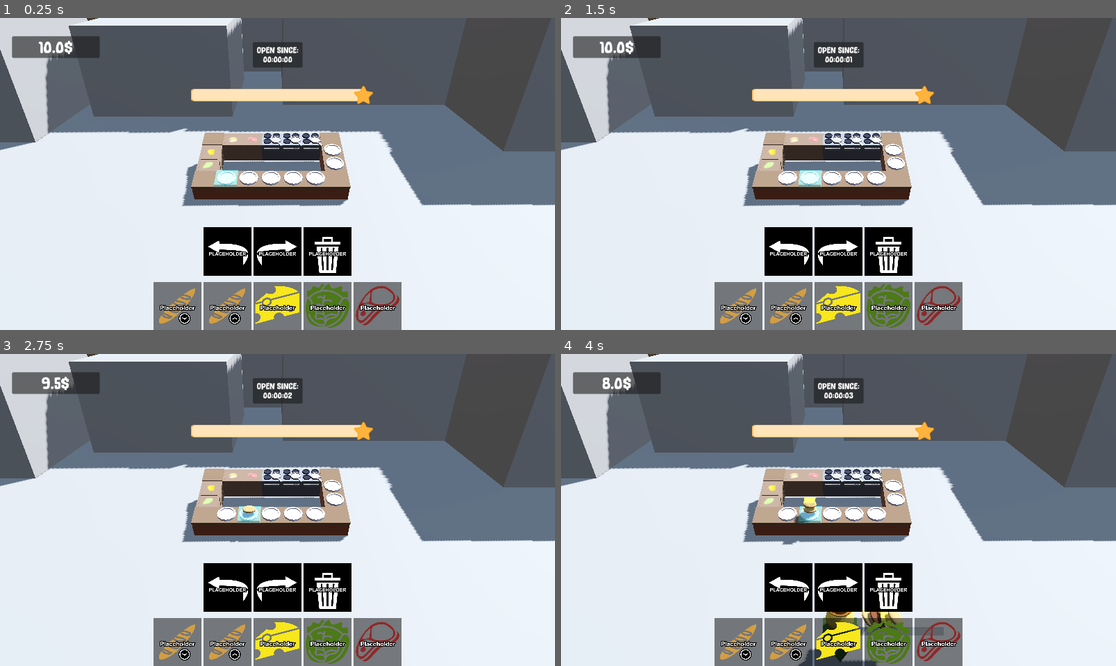
Above: before the commit, frames 1-4 (two rows, left to right).
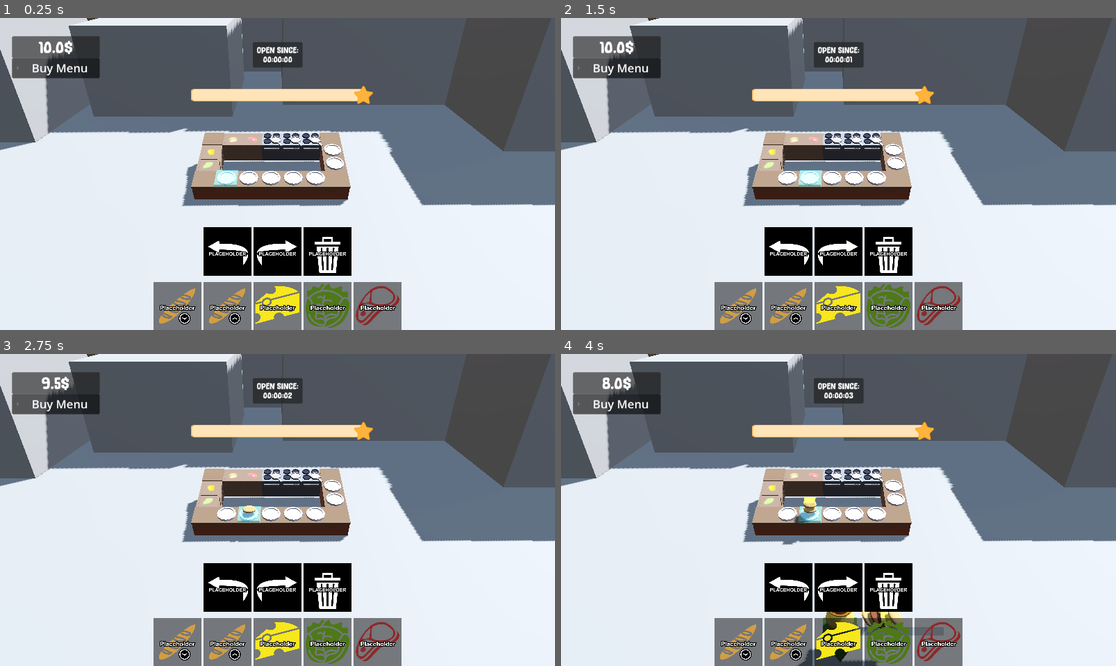
Above: after the commit, the same moments.

Repository: thewasmans/2026-game-jam-burger-truck
Game: Godot game, scene res://scenes/main.tscn
Same seed, same stepped clock (60 frames per second), same inputs: the game is played once before the commit and once after it.
Inputs (mouse positions are in pixels of both pictures, inside the frame that each line leads up to):
- Up to frame 1 (0.25 s): no input
- Up to frame 2 (1.5 s): click (788, 252) at 0.5 s; click (838, 252) at 1.25 s
- Up to frame 3 (2.75 s): click (177, 641) at 2.02 s
- Up to frame 4 (4 s): click (788, 641) at 2.77 s; click (838, 641) at 3.52 s

The runs differ from the first frame. In frame 1, 1.0% of the frame differs, in the area x 2-19%, y 12-20%; in frame 2, 1.0%; in frame 3, 1.0%; in frame 4, 1.0%.

Commit message:
Add furniture ui

Diff:
--- a/contents/prefabs/ui/buy_menu_ui.tscn
+++ b/contents/prefabs/ui/buy_menu_ui.tscn
@@ -8,23 +8,19 @@
 mouse_filter = 2
 
 [node name="FoldableContainer" type="FoldableContainer" parent="." unique_id=106615898]
-visible = false
 layout_mode = 0
 offset_top = 45.0
 offset_right = 182.0
-offset_bottom = 146.0
+offset_bottom = 511.0
 size_flags_horizontal = 0
 size_flags_vertical = 0
 theme_override_font_sizes/font_size = 24
-folded = true
 title = "Buy Menu"
 title_alignment = 1
 
-[node name="Button" type="Button" parent="FoldableContainer" unique_id=2121802122]
-visible = false
+[node name="GridContainer" type="GridContainer" parent="FoldableContainer" unique_id=35522992]
 layout_mode = 2
-theme_override_font_sizes/font_size = 24
-text = "Table 150$"
+columns = 2
 
 [node name="PanelContainer" type="PanelContainer" parent="." unique_id=135392274]
 layout_mode = 0
--- a/contents/prefabs/ui/game_ui.tscn
+++ b/contents/prefabs/ui/game_ui.tscn
@@ -21,7 +21,7 @@
 [sub_resource type="StyleBoxFlat" id="StyleBoxFlat_ckmay"]
 bg_color = Color(0.6, 0.6, 0.6, 0)
 
-[node name="GameUI" type="Control" unique_id=149232493 node_paths=PackedStringArray("reputation_slider", "container_buttons_ingredients", "money_label", "button_left", "button_right", "button_delete")]
+[node name="GameUI" type="Control" unique_id=149232493 node_paths=PackedStringArray("reputation_slider", "container_buttons_ingredients", "money_label", "button_left", "button_right", "button_delete", "container_furnitures")]
 layout_mode = 3
 anchors_preset = 15
 anchor_right = 1.0
@@ -37,6 +37,7 @@
 button_left = NodePath("HBoxControl/ButtonLeft")
 button_right = NodePath("HBoxControl/ButtonRight")
 button_delete = NodePath("HBoxControl/ButtonDelete")
+container_furnitures = NodePath("Money/FoldableContainer/GridContainer")
 
 [node name="Panel" type="Panel" parent="." unique_id=1249262908]
 layout_mode = 1
@@ -137,6 +138,12 @@
 offset_right = 25.0
 offset_bottom = 38.0
 
+[node name="FoldableContainer" parent="Money" index="0" unique_id=106615898]
+folded = true
+
+[node name="GridContainer" parent="Money/FoldableContainer" index="0" unique_id=35522992]
+visible = false
+
 [node name="Label" parent="Money/PanelContainer" parent_id_path=PackedInt32Array(1829518468, 135392274) index="0" unique_id=31775040]
 text = "XXX $"
 
--- a/scenes/main.tscn
+++ b/scenes/main.tscn
@@ -20,9 +20,19 @@
 [ext_resource type="Resource" uid="uid://bglklru7boruo" path="res://data/ingredients/bun_top.tres" id="15_og1vs"]
 [ext_resource type="Resource" uid="uid://cswgje7b0i4vs" path="res://data/ingredients/cheese.tres" id="16_2wyq8"]
 [ext_resource type="Resource" uid="uid://c12ckpkly0n7a" path="res://data/ingredients/lettuce.tres" id="17_vxglm"]
+[ext_resource type="Script" uid="uid://cby3s6lg60sk5" path="res://scripts/furnitures.gd" id="19_og1vs"]
 [ext_resource type="Resource" uid="uid://da52klgb8iem0" path="res://data/ingredients/steak.tres" id="19_yq6so"]
+[ext_resource type="Texture2D" uid="uid://bbtfkx7mh5t6o" path="res://contents/ui/assets/trash.png" id="20_2wyq8"]
 [ext_resource type="PackedScene" uid="uid://cnqxm7mb2fw5c" path="res://contents/vfx/smoke_vfx.tscn" id="20_pm3ni"]
+[ext_resource type="PackedScene" uid="uid://dnlc8nnqtb4l2" path="res://contents/3d/kitchen/counter/counter.gltf" id="21_2wyq8"]
 [ext_resource type="PackedScene" uid="uid://nv67orp1v886" path="res://scenes/selector.tscn" id="22_y6deb"]
+
+[sub_resource type="Resource" id="Resource_vxglm"]
+script = ExtResource("19_og1vs")
+icon = ExtResource("20_2wyq8")
+model_3d = ExtResource("21_2wyq8")
+price = 23.0
+metadata/_custom_type_script = "uid://cby3s6lg60sk5"
 
 [sub_resource type="StandardMaterial3D" id="StandardMaterial3D_0wfyh"]
 albedo_color = Color(0.88235295, 0, 0, 1)
@@ -58,6 +68,7 @@
 anchor_plates = [NodePath("Level/Kitchen/AnchorPlate/AnchorPlate01"), NodePath("Level/Kitchen/AnchorPlate/AnchorPlate02"), NodePath("Level/Kitchen/AnchorPlate/AnchorPlate03"), NodePath("Level/Kitchen/AnchorPlate/AnchorPlate04"), NodePath("Level/Kitchen/AnchorPlate/AnchorPlate05")]
 plate_selector = NodePath("Level/Selector")
 vfx_burger_disappear = NodePath("Level/Kitchen/AnchorPlate/VFX Burger Disappear/GPUParticles3D")
+furnitures_data = Array[ExtResource("19_og1vs")]([SubResource("Resource_vxglm")])
 
 [node name="Global" type="Node" parent="." unique_id=1804165768]
 
--- /dev/null
+++ b/scripts/furnitures.gd
@@ -0,0 +1,7 @@
+class_name Furniture
+extends Resource
+
+@export var name: String
+@export var icon: Texture2D
+@export var model_3d: PackedScene
+@export var price: float
--- a/scripts/main.gd
+++ b/scripts/main.gd
@@ -30,6 +30,9 @@
 @export var plate_selector: Node3D
 @export var vfx_burger_disappear: GPUParticles3D
 @export var default_amount_money: float = 10.0
+@export var plates_availalble:Dictionary[Node3D, HungryClient] = {}
+@export var furnitures_data:Array[Furniture]
+
 var _clients: Array[HungryClient] = []
 var _money: float = 0
 var _plates: Array[Plate]
@@ -44,6 +47,7 @@
 func _ready() -> void:
 	snack_truck.reputation_changed.connect(game_ui.on_reputation_changed)
 	game_ui.init_buttons_ingredients(ingredients_data)
+	game_ui.init_buttons_furnitures(furnitures_data)
 	game_ui.select_plate_changed.connect(plate_selected_changed)
 	game_ui.deleted_current_plate.connect(flush_current_plate)
 	for button in game_ui.ingredients_buttons:
--- a/scripts/ui/game_ui.gd
+++ b/scripts/ui/game_ui.gd
@@ -12,6 +12,7 @@
 @export var button_left:Button
 @export var button_right:Button
 @export var button_delete:Button
+@export var container_furnitures:GridContainer
 var ingredients_buttons:Array[Button]
 
 func _ready() -> void:
@@ -29,6 +30,15 @@
 		button.set_meta("ingredient", ingredient)
 		ingredients_buttons.append(button)
 
+func init_buttons_furnitures(furnitures:Array[Furniture]):
+	for furniture in furnitures:
+		var button = Button.new()
+		button.icon = furniture.icon
+		button.text = furniture.name + " " + str(furniture.price) + "$"
+		button.custom_minimum_size = Vector2(100, 100)
+		button.theme = theme_ingredients
+		container_furnitures.add_child(button)
+
 func on_reputation_changed(new_reputation: int) -> void:
 	reputation_slider.value = new_reputation
 
Not shown, added: scripts/furnitures.gd.uid
